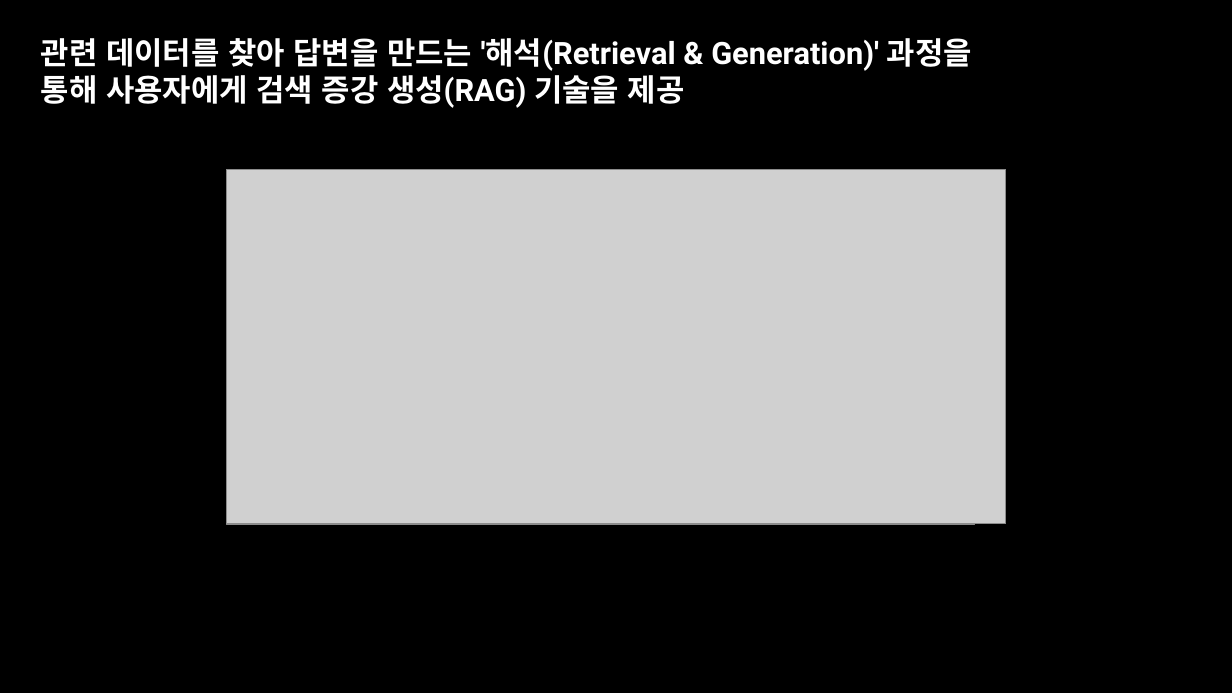
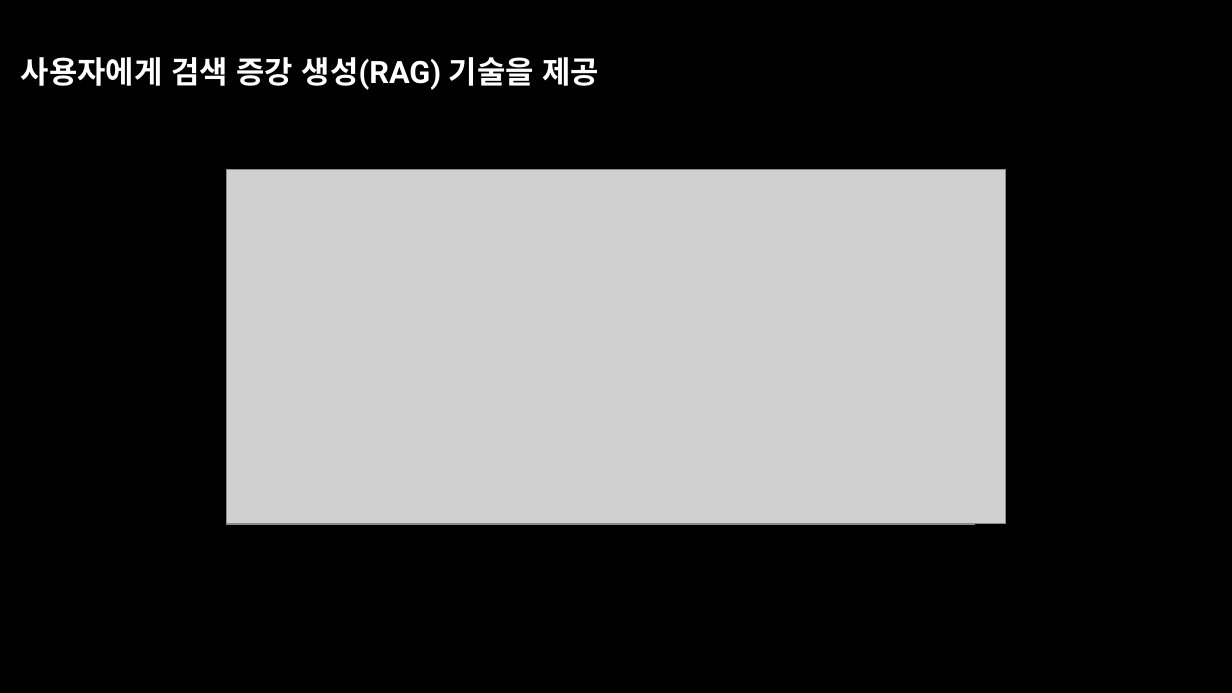
Before and after one commit to MINGYU-1/oboe_album_rag_project, a slide deck: slide 22 of 오보에 최종프로젝트 발표.pptx (slide 20 before the commit). Drawn at 1232x693 pixels with LibreOffice and Linux fonts; fonts in the diff are those of the drawing; grey boxes stand for pictures. Boxes give left, top, right and bottom in pixels: in the first picture for what was removed or moved away, otherwise in the second. Text is boxed around its words. In the diff, an @@ line names an element or a change of style, - is before the commit and + after.

```diff
--- a/오보에 최종프로젝트 발표.pptx
+++ b/오보에 최종프로젝트 발표.pptx
@@ text at bbox=[21, 57, 600, 90]: text changed @@
-관련 데이터를 찾아 답변을 만드는 '해석(Retrieval & Generation)' 과정을 통해 사용자에게 검색 증강 생성(RAG) 기술을 제공
+사용자에게 검색 증강 생성(RAG) 기술을 제공
```
Also in this commit, not shown: 12 other slides changed, 40 slides added, 2 slides removed, 9 other files.
